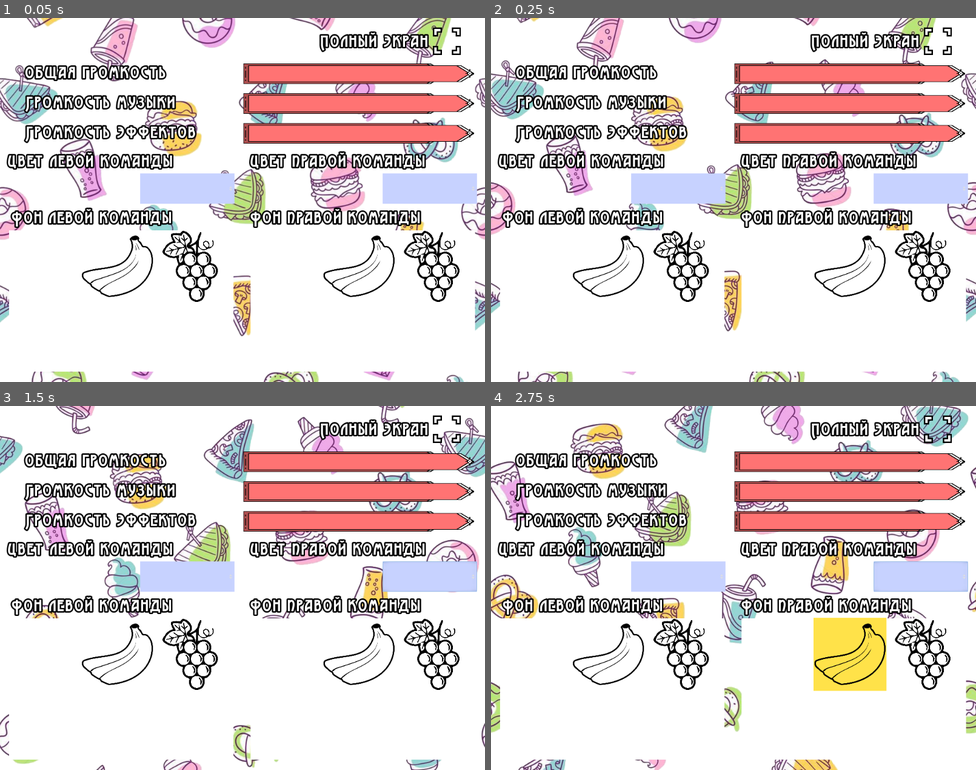
Above: before the commit, frames 1-4 (two rows, left to right).
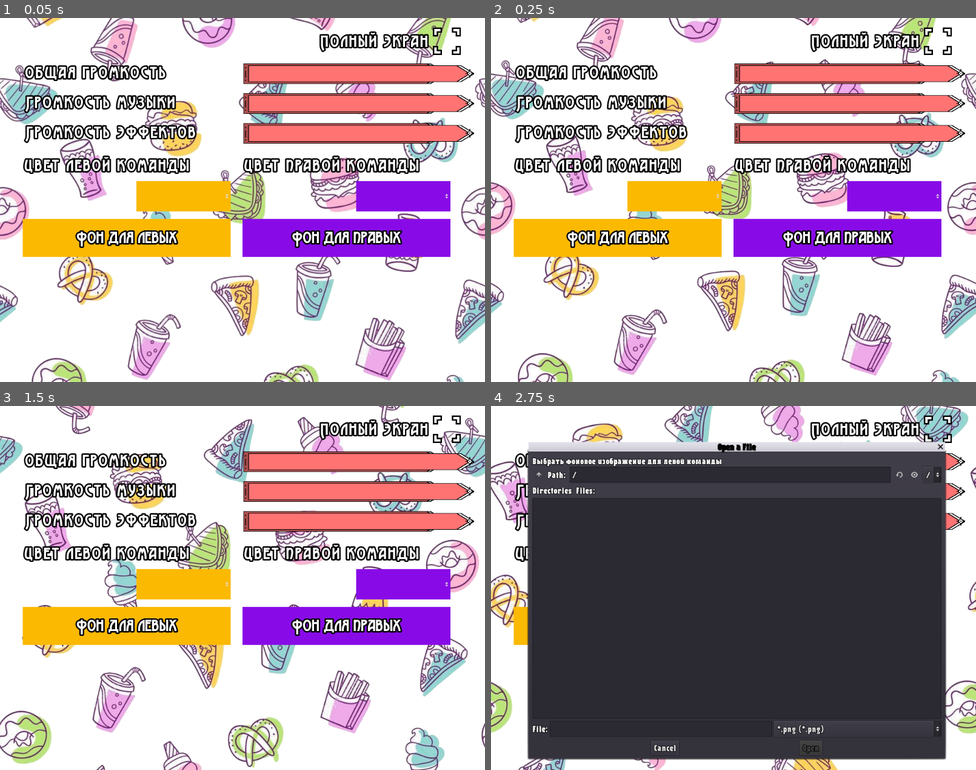
Above: after the commit, the same moments.

Repository: jandarm/Splatt
Game: Godot game, scene res://Scenes/Settings/Settings.tscn
Two runs of this game, one before a commit and one after it. Both use one fixed random seed, a clock stepped at 60 frames per second and the inputs below. This scene is started directly instead of the project's main scene.
Inputs (mouse positions are in pixels of both pictures, inside the frame that each line leads up to):
- Up to frame 1 (0.05 s): no input
- Up to frame 2 (0.25 s): no input
- Up to frame 3 (1.5 s): click "Цвет правой команды" at 0.5 s; click (126, 624) at 1.25 s, where only the run after the commit has a clickable "Фон для левых"
- Up to frame 4 (2.75 s): click (835, 624) at 2 s, where only the run after the commit has a clickable "Фон для правых"

The runs differ from the first frame. In frame 1, 23% of the frame differs, in the area x 1-99%, y 36-98%; in frame 2, 23%; in frame 3, 23%; in frame 4, 76%, in the area x 1-99%, y 9-98%.

Commit message:
Teams background selection remake
Changed teams background selection to a FileDialog, hope it will help chose file outside of compiled project.
Now current team color and background is displayed in settings

Diff:
--- a/Scenes/Settings/Settings.tscn
+++ b/Scenes/Settings/Settings.tscn
@@ -1,9 +1,10 @@
-[gd_scene load_steps=23 format=2]
+[gd_scene load_steps=27 format=2]
 
 [ext_resource path="res://Assets/UI/UI_Elements01.png" type="Texture" id=1]
 [ext_resource path="res://Assets/Advokat Modern.ttf" type="DynamicFontData" id=2]
 [ext_resource path="res://Script/Settings/Settings.gd" type="Script" id=3]
 [ext_resource path="res://Assets/UI/UI_Banners&Headers.png" type="Texture" id=4]
+[ext_resource path="res://Assets/Capitalist.ttf" type="DynamicFontData" id=5]
 
 [sub_resource type="StyleBoxFlat" id=1]
 bg_color = Color( 0.988235, 0.996078, 0.839216, 1 )
@@ -47,15 +48,6 @@
 region_rect = Rect2( 8, 318, 296, 43 )
 margin_left = 2.0562
 modulate_color = Color( 1, 0.454902, 0.454902, 1 )
-
-[sub_resource type="StyleBoxFlat" id=10]
-bg_color = Color( 0.627451, 1, 0.290196, 1 )
-
-[sub_resource type="StyleBoxFlat" id=11]
-bg_color = Color( 1, 1, 1, 1 )
-
-[sub_resource type="StyleBoxFlat" id=12]
-bg_color = Color( 1, 0.890196, 0.290196, 1 )
 
 [sub_resource type="StyleBoxFlat" id=13]
 bg_color = Color( 0.388235, 0.423529, 0.560784, 1 )
@@ -84,13 +76,40 @@
 PopupMenu/styles/separator = null
 
 [sub_resource type="StyleBoxFlat" id=16]
-bg_color = Color( 0.564706, 0.647059, 0.968627, 1 )
+bg_color = Color( 0.992157, 0.905882, 0.509804, 1 )
 
 [sub_resource type="StyleBoxFlat" id=17]
-bg_color = Color( 0.847059, 0.878431, 1, 1 )
+bg_color = Color( 0.992157, 0.792157, 0.509804, 1 )
 
 [sub_resource type="StyleBoxFlat" id=18]
-bg_color = Color( 0.784314, 0.827451, 1, 1 )
+bg_color = Color( 1, 0.929412, 0.654902, 1 )
+
+[sub_resource type="StyleBoxFlat" id=22]
+bg_color = Color( 0.992157, 0.905882, 0.509804, 1 )
+
+[sub_resource type="StyleBoxFlat" id=23]
+bg_color = Color( 0.992157, 0.792157, 0.509804, 1 )
+
+[sub_resource type="StyleBoxFlat" id=24]
+bg_color = Color( 1, 0.929412, 0.654902, 1 )
+
+[sub_resource type="DynamicFont" id=21]
+resource_local_to_scene = true
+size = 35
+outline_size = 3
+outline_color = Color( 0, 0, 0, 1 )
+font_data = ExtResource( 2 )
+
+[sub_resource type="DynamicFont" id=19]
+resource_local_to_scene = true
+size = 15
+outline_size = 1
+outline_color = Color( 0, 0, 0, 1 )
+font_data = ExtResource( 5 )
+
+[sub_resource type="Theme" id=20]
+resource_local_to_scene = true
+default_font = SubResource( 19 )
 
 [node name="Settings" type="Control"]
 anchor_right = 1.0
@@ -249,75 +268,13 @@
 "_edit_use_anchors_": false
 }
 
-[node name="LeftTeamIcons" type="ItemList" parent="."]
-margin_left = 18.0
-margin_top = 448.0
-margin_right = 492.0
-margin_bottom = 746.0
-rect_clip_content = false
+[node name="RightTeamList" type="OptionButton" parent="."]
+margin_left = 751.293
+margin_top = 344.0
+margin_right = 950.293
+margin_bottom = 408.0
 focus_mode = 0
 mouse_default_cursor_shape = 2
-custom_styles/selected = SubResource( 10 )
-custom_styles/bg = SubResource( 11 )
-custom_colors/guide_color = Color( 1, 1, 1, 1 )
-items = [ "", null, false ]
-max_columns = 3
-same_column_width = true
-fixed_icon_size = Vector2( 150, 150 )
-__meta__ = {
-"_edit_group_": true,
-"_edit_use_anchors_": false
-}
-
-[node name="Label" type="Label" parent="LeftTeamIcons"]
-margin_left = 5.0
-margin_top = -49.0
-margin_right = 349.0
-margin_bottom = -4.0
-custom_fonts/font = SubResource( 4 )
-custom_colors/font_color = Color( 1, 1, 1, 1 )
-text = "Фон левой команды"
-__meta__ = {
-"_edit_use_anchors_": false
-}
-
-[node name="RightTeamIcons" type="ItemList" parent="."]
-margin_left = 528.0
-margin_top = 448.0
-margin_right = 1002.0
-margin_bottom = 746.0
-rect_clip_content = false
-focus_mode = 0
-mouse_default_cursor_shape = 2
-custom_styles/selected = SubResource( 12 )
-custom_styles/bg = SubResource( 11 )
-custom_colors/guide_color = Color( 1, 1, 1, 1 )
-items = [ "", null, false ]
-max_columns = 3
-same_column_width = true
-fixed_icon_size = Vector2( 150, 150 )
-__meta__ = {
-"_edit_group_": true,
-"_edit_use_anchors_": false
-}
-
-[node name="Label" type="Label" parent="RightTeamIcons"]
-margin_left = -1.09613
-margin_top = -49.0
-margin_right = 357.904
-margin_bottom = -4.0
-custom_fonts/font = SubResource( 4 )
-custom_colors/font_color = Color( 1, 1, 1, 1 )
-text = "Фон правой команды"
-__meta__ = {
-"_edit_use_anchors_": false
-}
-
-[node name="RightTeamList" type="OptionButton" parent="."]
-margin_left = 807.0
-margin_top = 328.0
-margin_right = 1006.0
-margin_bottom = 392.0
 theme = SubResource( 15 )
 custom_styles/hover = SubResource( 16 )
 custom_styles/pressed = SubResource( 17 )
@@ -325,15 +282,16 @@
 custom_colors/font_color = Color( 0, 0, 0, 1 )
 custom_colors/font_color_hover = Color( 0, 0, 0, 1 )
 custom_colors/font_color_pressed = Color( 0, 0, 0, 1 )
+enabled_focus_mode = 0
 __meta__ = {
 "_edit_use_anchors_": false
 }
 
 [node name="Label" type="Label" parent="RightTeamList"]
-margin_left = -279.707
-margin_top = -48.0
-margin_right = 89.2928
-margin_bottom = -3.0
+margin_left = -237.0
+margin_top = -55.0
+margin_right = 132.0
+margin_bottom = -10.0
 custom_fonts/font = SubResource( 4 )
 custom_colors/font_color = Color( 1, 1, 1, 1 )
 text = "Цвет правой команды"
@@ -342,10 +300,12 @@
 }
 
 [node name="LeftTeamList" type="OptionButton" parent="."]
-margin_left = 295.293
-margin_top = 328.0
-margin_right = 494.293
-margin_bottom = 392.0
+margin_left = 287.293
+margin_top = 344.0
+margin_right = 486.293
+margin_bottom = 408.0
+focus_mode = 0
+mouse_default_cursor_shape = 2
 theme = SubResource( 15 )
 custom_styles/hover = SubResource( 16 )
 custom_styles/pressed = SubResource( 17 )
@@ -353,18 +313,123 @@
 custom_colors/font_color = Color( 0, 0, 0, 1 )
 custom_colors/font_color_hover = Color( 0, 0, 0, 1 )
 custom_colors/font_color_pressed = Color( 0, 0, 0, 1 )
+enabled_focus_mode = 0
 __meta__ = {
 "_edit_use_anchors_": false
 }
 
 [node name="Label" type="Label" parent="LeftTeamList"]
-margin_left = -279.707
-margin_top = -48.0
-margin_right = 89.2928
-margin_bottom = -3.0
+margin_left = -237.0
+margin_top = -55.0
+margin_right = 132.0
+margin_bottom = -10.0
 custom_fonts/font = SubResource( 4 )
 custom_colors/font_color = Color( 1, 1, 1, 1 )
 text = "Цвет левой команды"
+__meta__ = {
+"_edit_use_anchors_": false
+}
+
+[node name="LeftTeamBtnBg" type="Button" parent="."]
+margin_left = 47.0
+margin_top = 424.0
+margin_right = 486.0
+margin_bottom = 504.0
+focus_mode = 0
+mouse_default_cursor_shape = 2
+custom_styles/hover = SubResource( 22 )
+custom_styles/pressed = SubResource( 23 )
+custom_styles/normal = SubResource( 24 )
+custom_fonts/font = SubResource( 21 )
+custom_colors/font_color = Color( 1, 1, 1, 1 )
+enabled_focus_mode = 0
+text = "Фон для левых"
+__meta__ = {
+"_edit_use_anchors_": false
+}
+
+[node name="LeftTeamIcon" type="TextureRect" parent="LeftTeamBtnBg"]
+margin_left = 80.0
+margin_top = 88.0
+margin_right = 330.0
+margin_bottom = 338.0
+mouse_filter = 2
+size_flags_horizontal = 3
+size_flags_vertical = 3
+expand = true
+stretch_mode = 6
+__meta__ = {
+"_edit_use_anchors_": false
+}
+
+[node name="RightTeamBtnBg" type="Button" parent="."]
+margin_left = 511.293
+margin_top = 424.0
+margin_right = 950.293
+margin_bottom = 504.0
+focus_mode = 0
+mouse_default_cursor_shape = 2
+custom_styles/hover = SubResource( 22 )
+custom_styles/pressed = SubResource( 23 )
+custom_styles/normal = SubResource( 24 )
+custom_fonts/font = SubResource( 21 )
+custom_colors/font_color = Color( 1, 1, 1, 1 )
+enabled_focus_mode = 0
+text = "Фон для правых"
+__meta__ = {
+"_edit_use_anchors_": false
+}
+
+[node name="RightTeamIcon" type="TextureRect" parent="RightTeamBtnBg"]
+margin_left = 80.0
+margin_top = 88.0
+margin_right = 330.0
+margin_bottom = 338.0
+mouse_filter = 2
+size_flags_horizontal = 3
+size_flags_vertical = 3
+expand = true
+stretch_mode = 6
+__meta__ = {
+"_edit_use_anchors_": false
+}
+
+[node name="LeftTeamChoose" type="FileDialog" parent="."]
+margin_left = 79.0
+margin_top = 96.0
+margin_right = 959.0
+margin_bottom = 744.0
+theme = SubResource( 20 )
+window_title = "!!!!!!!!!!!!!"
+resizable = true
+dialog_text = "Выбрать фоновое изображение для левой команды"
+dialog_hide_on_ok = true
+dialog_autowrap = true
+mode = 0
+access = 2
+filters = PoolStringArray( "*.png" )
+current_dir = "/"
+current_path = "/"
+__meta__ = {
+"_edit_use_anchors_": false
+}
+
+[node name="RightTeamChoose" type="FileDialog" parent="."]
+margin_left = 79.0
+margin_top = 96.0
+margin_right = 959.0
+margin_bottom = 744.0
+theme = SubResource( 20 )
+window_title = "Открыть файл"
+resizable = true
+dialog_text = "Выбрать фоновое изображение для левой команды"
+dialog_hide_on_ok = true
+dialog_autowrap = true
+mode = 0
+access = 2
+filters = PoolStringArray( "*.png" )
+current_dir = "/"
+current_path = "/"
 __meta__ = {
 "_edit_use_anchors_": false
 }
@@ -372,7 +437,9 @@
 [connection signal="value_changed" from="GridContainer/VolumeSlider" to="." method="_on_VolumeSlider_value_changed"]
 [connection signal="value_changed" from="GridContainer/MusicSlider" to="." method="_on_MusicSlider_value_changed"]
 [connection signal="value_changed" from="GridContainer/EffectsSlider" to="." method="_on_EffectsSlider_value_changed"]
-[connection signal="item_selected" from="LeftTeamIcons" to="." method="_on_LeftTeamIcons_item_selected"]
-[connection signal="item_selected" from="RightTeamIcons" to="." method="_on_RightTeamIcons_item_selected"]
 [connection signal="item_selected" from="RightTeamList" to="." method="_on_RightTeamList_item_selected"]
 [connection signal="item_selected" from="LeftTeamList" to="." method="_on_LeftTeamList_item_selected"]
+[connection signal="pressed" from="LeftTeamBtnBg" to="." method="_on_LeftTeamBtnBg_pressed"]
+[connection signal="pressed" from="RightTeamBtnBg" to="." method="_on_RightTeamBtnBg_pressed"]
+[connection signal="file_selected" from="LeftTeamChoose" to="." method="_on_LeftTeamChoose_file_selected"]
+[connection signal="file_selected" from="RightTeamChoose" to="." method="_on_RightTeamChoose_file_selected"]
--- a/Script/Main/Manager.gd
+++ b/Script/Main/Manager.gd
@@ -15,6 +15,8 @@
 
 #export(Texture) var Left_team_background
 #export(Texture) var Right_team_background
+
+#Type texture
 var Left_team_background
 var Right_team_background
 
--- a/Script/Settings/Settings.gd
+++ b/Script/Settings/Settings.gd
@@ -3,40 +3,63 @@
 export(String, DIR) var Pictures
 #var new_path = Directory.new().get_current_dir() + "Assets/Background"
 
-var left_team
-var right_team
 
 var right_team_dropbox
 var right_team_style = StyleBoxFlat.new()
+var right_team_bg
+var right_team_bg_icon
+var right_team_call_btn
+
 var left_team_dropbox
 var left_team_style = StyleBoxFlat.new()
+var left_team_bg
+var left_team_bg_icon
+var left_team_call_btn
 
 func _ready():
 	#Displaying current settings
+	right_team_style.set_bg_color(Manager.Right_team_color)
+	left_team_style.set_bg_color(Manager.Left_team_color)
 	$GridContainer/VolumeSlider.value = AudioServer.get_bus_volume_db(AudioServer.get_bus_index("Master"))
 	$GridContainer/MusicSlider.value = AudioServer.get_bus_volume_db(AudioServer.get_bus_index("Music"))
 	$GridContainer/EffectsSlider.value = AudioServer.get_bus_volume_db(AudioServer.get_bus_index("SF"))
 	if(OS.window_fullscreen):
 		$FullScreen.pressed = true
-	#/Displaying current settings
+	if(Manager.Right_team_background != null):
+		$RightTeamBtnBg/RightTeamIcon.texture = Manager.Right_team_background
+	$RightTeamBtnBg.set('custom_styles/normal', right_team_style)
+	$RightTeamList.set('custom_styles/normal', right_team_style)
+	if(Manager.Left_team_background != null):
+		$LeftTeamBtnBg/LeftTeamIcon.texture = Manager.Left_team_background
+	$LeftTeamBtnBg.set('custom_styles/normal', left_team_style)
+	$LeftTeamList.set('custom_styles/normal', left_team_style)
 
-	left_team = get_node("LeftTeamIcons")
-	right_team = get_node("RightTeamIcons")
+	#Initializing objects
 	right_team_dropbox = get_node("RightTeamList")
+	right_team_bg = get_node("RightTeamChoose")
+	right_team_bg_icon = get_node("RightTeamBtnBg/RightTeamIcon")
+	right_team_call_btn = get_node("RightTeamBtnBg")
+
 	left_team_dropbox = get_node("LeftTeamList")
+	left_team_bg = get_node("LeftTeamChoose")
+	left_team_bg_icon = get_node("LeftTeamBtnBg/LeftTeamIcon")
+	left_team_call_btn = get_node("LeftTeamBtnBg")
 
-	#Filling team colors button
+
+	#Filling team colors icons in drop box
 	for i in Manager.Colours:
 		var preview = GradientTexture.new()
 		preview.width = 150
 		var gr = Gradient.new()
-		gr.remove_point(1)
+		#gr.remove_point(1)
 		gr.set_color(0, Manager.Colours.get(i))
 		preview.gradient = gr
 		right_team_dropbox.get_popup().add_icon_item(preview, i)
 		left_team_dropbox.get_popup().add_icon_item(preview, i)
 
-	#Reading files from Background dirrectory
+	#Reading files from Background dirrectory and loading them to a ItemList
+	#Outdated, but i want to keep it
+	"""
 	var dir = Directory.new()
 	if (dir.open(Pictures) == OK):
 		dir.list_dir_begin(true,true)
@@ -56,42 +79,61 @@
 		dir.list_dir_end()
 	else:
 		print("An error occurred when trying to access the Parallax texture dirrectory path.")
+	"""
 	pass
 
 
 func _on_RightTeamList_item_selected(index):
-	Manager.Right_team_color = Manager.Colours.get(right_team_dropbox.get_item_text(index))
+	var color = Manager.Colours.get(right_team_dropbox.get_item_text(index))
+	Manager.Right_team_color = color
 
 	#Changing displayed color for OptionButton
-	right_team_style.set_bg_color(Manager.Colours.get(right_team_dropbox.get_item_text(index)))
+	right_team_style.set_bg_color(color)
 	right_team_dropbox.set('custom_styles/normal', right_team_style)
-	right_team_dropbox.set('custom_styles/hover', right_team_style)
+	#Changing displayed color for background button
+	right_team_call_btn.set('custom_styles/normal', right_team_style)
+	pass
 
-	#Changing displayed color for GridContainer
-	right_team.set('custom_styles/selected', right_team_style)
+func _on_RightTeamBtnBg_pressed():
+	right_team_bg.popup()
+	pass
+
+func _on_RightTeamChoose_file_selected(path):
+	#Loading an image and converting to texture
+	var image = Image.new()
+	image.load(path)
+	var texture = ImageTexture.new()
+	texture.create_from_image(image, 0)
+
+	Manager.Right_team_background = texture
+	right_team_bg_icon.texture = texture
 	pass
 
 
 func _on_LeftTeamList_item_selected(index):
-	Manager.Left_team_color = Manager.Colours.get(left_team_dropbox.get_item_text(index))
+	var color = Manager.Colours.get(left_team_dropbox.get_item_text(index))
+	Manager.Left_team_color = color
 
 	#Changing displayed color for OptionButton
-	left_team_style.set_bg_color(Manager.Colours.get(left_team_dropbox.get_item_text(index)))
+	left_team_style.set_bg_color(color)
 	left_team_dropbox.set('custom_styles/normal', left_team_style)
-	left_team_dropbox.set('custom_styles/hover', left_team_style)
-
-	#Changing displayed color for GridContainer
-	left_team.set('custom_styles/selected', left_team_style)
+	#Changing displayed color for background button
+	left_team_call_btn.set('custom_styles/normal', left_team_style)
 	pass
 
-
-func _on_LeftTeamIcons_item_selected(index):
-	Manager.Left_team_background = left_team.get_item_icon(index)
+func _on_LeftTeamBtnBg_pressed():
+	left_team_bg.popup()
 	pass
 
+func _on_LeftTeamChoose_file_selected(path):
+	#Loading an image and converting to texture
+	var image = Image.new()
+	image.load(path)
+	var texture = ImageTexture.new()
+	texture.create_from_image(image, 0)
 
-func _on_RightTeamIcons_item_selected(index):
-	Manager.Right_team_background = right_team.get_item_icon(index)
+	Manager.Left_team_background = texture
+	left_team_bg_icon.texture = texture
 	pass
 
 
